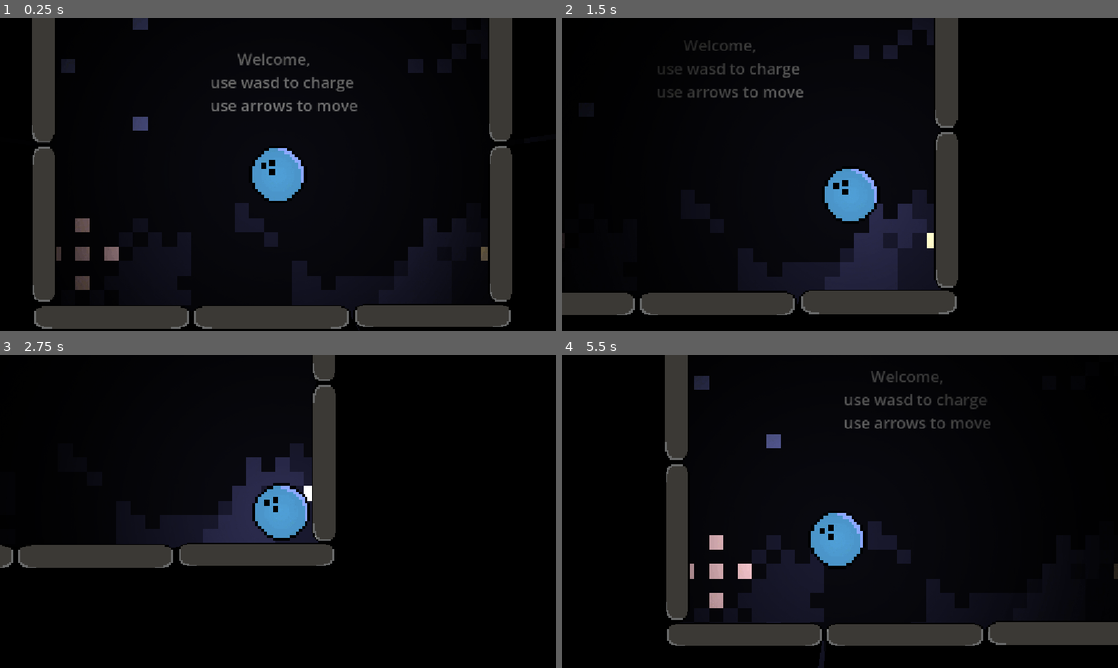
Above: before the commit, frames 1-4 (two rows, left to right).
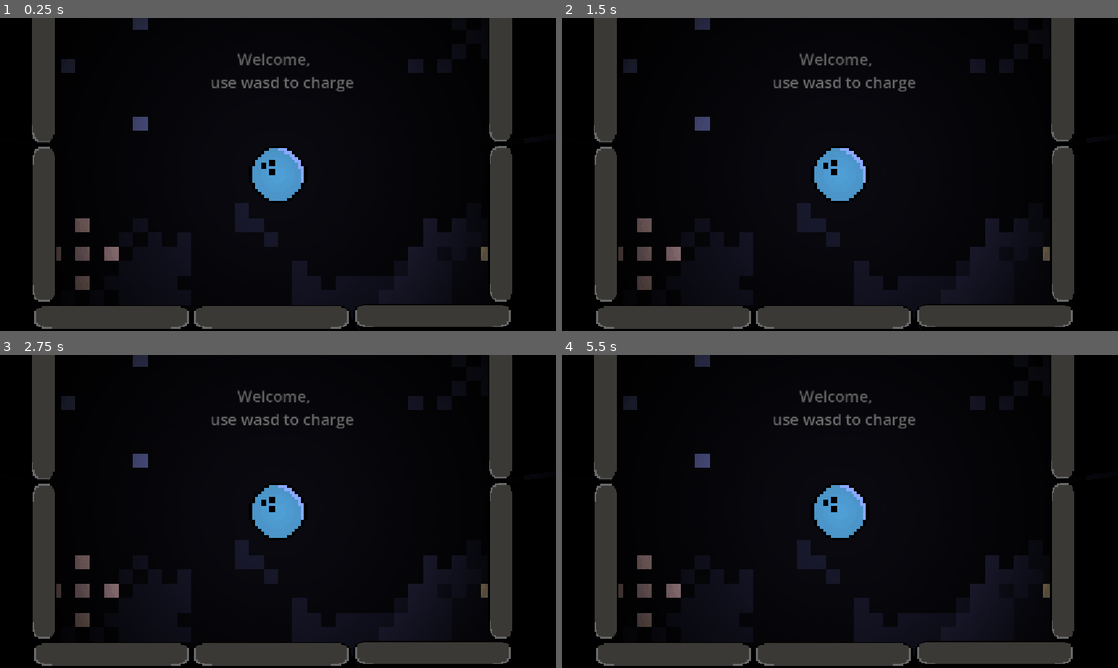
Above: after the commit, the same moments.

Repository: OlusenBg/Strikegame
Game: Godot game, scene res://Main.tscn
Same seed, same stepped clock (60 frames per second), same inputs: the game is played once before the commit and once after it.
Inputs:
- Up to frame 1 (0.25 s): no input
- Up to frame 2 (1.5 s): tap Enter at 0.5 s; hold Right (move_right) 0.53-1.28 s; hold Down (move_down) from 1.28 s (still down)
- Up to frame 3 (2.75 s): release Down (move_down) at 2.03 s; hold Right (move_right) from 2.03 s (still down)
- Up to frame 4 (5.5 s): release Right (move_right) at 2.78 s; hold Up (move_up) 2.78-3.53 s; hold Left (move_left) 3.53-5.03 s; hold Down (move_down) from 5.03 s (still down)

The runs differ from the first frame. In frame 1, 0.4% of the frame differs, in the area x 38-65%, y 26-30%; in frame 2, 30%, in the area x 0-93%, y 0-100%; in frame 3, 29%; in frame 4, 29%.

Commit message:
Added a lot of stuff

Diff:
--- a/Main.tscn
+++ b/Main.tscn
@@ -1,7 +1,7 @@
 [gd_scene format=3 uid="uid://bupe2hnvcg4qy"]
 
 [ext_resource type="PackedScene" uid="uid://dqb7bb84gw7hh" path="res://player.tscn" id="1_glv2v"]
-[ext_resource type="Script" uid="uid://keusc4qhk3oi" path="res://CameraMovement.gd" id="1_uu6xs"]
+[ext_resource type="Script" uid="uid://keusc4qhk3oi" path="res://general.gd" id="1_uu6xs"]
 [ext_resource type="Texture2D" uid="uid://cfmet0rjvr08g" path="res://Sprites/Light v2.jpg" id="3_lgr22"]
 [ext_resource type="PackedScene" uid="uid://ce4hk6tf8lxq" path="res://bouncewalls.tscn" id="3_r0du0"]
 [ext_resource type="PackedScene" uid="uid://vypgufko4wtq" path="res://normalwalls.tscn" id="4_cm0pq"]
@@ -58,6 +58,36 @@
 theme_override_font_sizes/font_size = 64
 text = "Retry"
 
+[node name="You_win_screen" type="Node2D" parent="Camera2D" unique_id=1954727507]
+
+[node name="Label" type="Label" parent="Camera2D/You_win_screen" unique_id=1479706546]
+z_index = 32
+offset_left = -203.0
+offset_top = -190.0
+offset_right = 183.0
+offset_bottom = -102.0
+theme_override_colors/font_color = Color(0.11262386, 0.5329654, 0, 1)
+theme_override_font_sizes/font_size = 64
+text = "You won"
+horizontal_alignment = 1
+
+[node name="Sprite2D" type="Sprite2D" parent="Camera2D/You_win_screen" unique_id=969936212]
+modulate = Color(0.3515629, 0.3515629, 0.35156286, 1)
+z_index = 27
+position = Vector2(-27.999977, 25.000015)
+scale = Vector2(7.0400004, 4.59)
+texture = ExtResource("6_3dxm6")
+
+[node name="Button" type="Button" parent="Camera2D/You_win_screen" unique_id=596092156]
+process_mode = 2
+z_index = 42
+offset_left = -113.0
+offset_top = 40.0
+offset_right = 119.0
+offset_bottom = 136.0
+theme_override_font_sizes/font_size = 64
+text = "Restart"
+
 [node name="tutorial" type="Node2D" parent="." unique_id=990749453]
 
 [node name="walls" parent="tutorial" unique_id=189394994 instance=ExtResource("3_r0du0")]
@@ -79,7 +109,7 @@
 theme_override_font_sizes/font_size = 32
 text = "              Welcome,
        use wasd to charge
-       use arrows to move"
+      "
 metadata/_edit_use_anchors_ = true
 
 [node name="Label2" type="Label" parent="tutorial" unique_id=1363766885]
@@ -212,8 +242,24 @@
 scale = Vector2(1.3, 0.764)
 
 [node name="Door" parent="tutorial" unique_id=713834427 instance=ExtResource("8_trn2v")]
-position = Vector2(-921, -1583.0001)
+position = Vector2(-780, -1581)
 scale = Vector2(3, 3)
+
+[node name="Label4" type="Label" parent="tutorial" unique_id=282831180]
+offset_left = -680.0
+offset_top = -1648.0
+offset_right = -427.0
+offset_bottom = -1625.0
+theme_override_colors/font_color = Color(0.3529412, 0.3529412, 0.3529412, 1)
+theme_override_font_sizes/font_size = 32
+text = "Doors bring
+you to the next level"
+horizontal_alignment = 1
+
+[node name="spiked_walls3" parent="tutorial" unique_id=1278051725 instance=ExtResource("5_fos0i")]
+position = Vector2(232.00006, -1704)
+rotation = -2.3561945
+scale = Vector2(0.99999994, 0.99999994)
 
 [node name="Backround" type="Sprite2D" parent="." unique_id=611222141]
 visible = false
@@ -223,8 +269,321 @@
 scale = Vector2(30, 30)
 texture = ExtResource("6_3dxm6")
 
-[node name="spiked_walls2" parent="." unique_id=1278051725 instance=ExtResource("5_fos0i")]
-position = Vector2(232.00006, -1704)
+[node name="Level_1" type="Node2D" parent="." unique_id=954577622]
+
+[node name="Normalwalls" parent="Level_1" unique_id=1836213340 instance=ExtResource("4_cm0pq")]
+position = Vector2(-120, 6671)
+scale = Vector2(0.5, 2)
+
+[node name="Normalwalls2" parent="Level_1" unique_id=1025038739 instance=ExtResource("4_cm0pq")]
+position = Vector2(-565, 6124)
+scale = Vector2(0.5, 2)
+
+[node name="Normalwalls3" parent="Level_1" unique_id=1525379931 instance=ExtResource("4_cm0pq")]
+position = Vector2(-896, 6667)
+scale = Vector2(0.5, 2)
+
+[node name="Normalwalls4" parent="Level_1" unique_id=735763324 instance=ExtResource("4_cm0pq")]
+position = Vector2(-160, 5679)
+scale = Vector2(0.5, 2)
+
+[node name="Normalwalls5" parent="Level_1" unique_id=1771220621 instance=ExtResource("4_cm0pq")]
+position = Vector2(515, 6353)
+scale = Vector2(0.5, 2)
+
+[node name="Normalwalls6" parent="Level_1" unique_id=158920143 instance=ExtResource("4_cm0pq")]
+position = Vector2(274, 7210)
+scale = Vector2(0.5, 2)
+
+[node name="Normalwalls7" parent="Level_1" unique_id=1865294813 instance=ExtResource("4_cm0pq")]
+position = Vector2(-681, 7189)
+scale = Vector2(0.5, 2)
+
+[node name="Normalwalls10" parent="Level_1" unique_id=460962363 instance=ExtResource("4_cm0pq")]
+position = Vector2(714, 6821)
+scale = Vector2(0.5, 2)
+
+[node name="Normalwalls11" parent="Level_1" unique_id=1553276064 instance=ExtResource("4_cm0pq")]
+position = Vector2(-1133, 5940)
+scale = Vector2(0.5, 2)
+
+[node name="Normalwalls12" parent="Level_1" unique_id=1702511338 instance=ExtResource("4_cm0pq")]
+position = Vector2(-1271, 6813)
+scale = Vector2(0.5, 2)
+
+[node name="Normalwalls13" parent="Level_1" unique_id=1241298471 instance=ExtResource("4_cm0pq")]
+position = Vector2(-265, 7235)
+scale = Vector2(0.5, 2)
+
+[node name="Normalwalls14" parent="Level_1" unique_id=2083200286 instance=ExtResource("4_cm0pq")]
+position = Vector2(889, 5740)
+scale = Vector2(0.5, 2)
+
+[node name="Normalwalls8" parent="Level_1" unique_id=530736243 instance=ExtResource("4_cm0pq")]
+position = Vector2(278, 6045)
+scale = Vector2(0.5, 2)
+
+[node name="Normalwalls9" parent="Level_1" unique_id=978149608 instance=ExtResource("4_cm0pq")]
+position = Vector2(983, 6537)
+scale = Vector2(0.5, 2)
+
+[node name="Normalwalls33" parent="Level_1" unique_id=1759078029 instance=ExtResource("4_cm0pq")]
+position = Vector2(75, 4939)
+scale = Vector2(1.3, 0.764)
+
+[node name="Normalwalls37" parent="Level_1" unique_id=1617851014 instance=ExtResource("4_cm0pq")]
+position = Vector2(1067.0001, 4938)
+scale = Vector2(1.3, 0.764)
+
+[node name="Normalwalls38" parent="Level_1" unique_id=466786040 instance=ExtResource("4_cm0pq")]
+position = Vector2(737.00006, 4939)
+scale = Vector2(1.3, 0.764)
+
+[node name="Normalwalls39" parent="Level_1" unique_id=1440529161 instance=ExtResource("4_cm0pq")]
+position = Vector2(405.00003, 4938)
+scale = Vector2(1.3, 0.764)
+
+[node name="Normalwalls34" parent="Level_1" unique_id=777470823 instance=ExtResource("4_cm0pq")]
+position = Vector2(-256, 4939)
+scale = Vector2(1.3, 0.764)
+
+[node name="Normalwalls35" parent="Level_1" unique_id=1510146084 instance=ExtResource("4_cm0pq")]
+position = Vector2(-583, 4939)
+scale = Vector2(1.3, 0.764)
+
+[node name="Normalwalls36" parent="Level_1" unique_id=581232398 instance=ExtResource("4_cm0pq")]
+position = Vector2(-917, 4939)
+scale = Vector2(1.3, 0.764)
+
+[node name="Normalwalls47" parent="Level_1" unique_id=305045871 instance=ExtResource("4_cm0pq")]
+position = Vector2(-1245, 4680.0005)
+scale = Vector2(1.3, 0.764)
+
+[node name="Normalwalls75" parent="Level_1" unique_id=196285502 instance=ExtResource("4_cm0pq")]
+position = Vector2(-914, 4681)
+scale = Vector2(1.3, 0.764)
+
+[node name="Normalwalls46" parent="Level_1" unique_id=113947818 instance=ExtResource("4_cm0pq")]
+position = Vector2(-591, 7634)
+scale = Vector2(1.3, 0.764)
+
+[node name="Normalwalls45" parent="Level_1" unique_id=698240052 instance=ExtResource("4_cm0pq")]
+position = Vector2(-264, 7634)
+scale = Vector2(1.3, 0.764)
+
+[node name="Normalwalls44" parent="Level_1" unique_id=2029785987 instance=ExtResource("4_cm0pq")]
+position = Vector2(397.00003, 7633)
+scale = Vector2(1.3, 0.764)
+
+[node name="Normalwalls43" parent="Level_1" unique_id=924691250 instance=ExtResource("4_cm0pq")]
+position = Vector2(729.00006, 7634)
+scale = Vector2(1.3, 0.764)
+
+[node name="Normalwalls42" parent="Level_1" unique_id=1259467879 instance=ExtResource("4_cm0pq")]
+position = Vector2(1059.0001, 7633)
+scale = Vector2(1.3, 0.764)
+
+[node name="Normalwalls65" parent="Level_1" unique_id=1059412281 instance=ExtResource("4_cm0pq")]
+position = Vector2(2011, 6311)
+scale = Vector2(1.3, 0.764)
+
+[node name="Normalwalls68" parent="Level_1" unique_id=1156505476 instance=ExtResource("4_cm0pq")]
+position = Vector2(1349, 6311)
+scale = Vector2(1.3, 0.764)
+
+[node name="Normalwalls67" parent="Level_1" unique_id=2060037013 instance=ExtResource("4_cm0pq")]
+position = Vector2(1681, 6312)
+scale = Vector2(1.3, 0.764)
+
+[node name="Normalwalls66" parent="Level_1" unique_id=1481079668 instance=ExtResource("4_cm0pq")]
+position = Vector2(2058, 6640.0005)
+scale = Vector2(1.3, 0.764)
+
+[node name="Normalwalls64" parent="Level_1" unique_id=311573201 instance=ExtResource("4_cm0pq")]
+position = Vector2(1727, 6640)
+scale = Vector2(1.3, 0.764)
+
+[node name="Normalwalls61" parent="Level_1" unique_id=1495280225 instance=ExtResource("4_cm0pq")]
+position = Vector2(1398, 6638)
+scale = Vector2(1.3, 0.764)
+
+[node name="Normalwalls41" parent="Level_1" unique_id=1234539555 instance=ExtResource("4_cm0pq")]
+position = Vector2(67, 7634)
+scale = Vector2(1.3, 0.764)
+
+[node name="Normalwalls40" parent="Level_1" unique_id=1834440466 instance=ExtResource("4_cm0pq")]
+position = Vector2(-1256, 7634)
+scale = Vector2(1.3, 0.764)
+
+[node name="Normalwalls48" parent="Level_1" unique_id=945888097 instance=ExtResource("4_cm0pq")]
+position = Vector2(-1404, 7428.0005)
+rotation = -1.5707964
+scale = Vector2(1.3, 0.764)
+
+[node name="Normalwalls69" parent="Level_1" unique_id=2021810091 instance=ExtResource("4_cm0pq")]
+position = Vector2(-1126, 7811.0005)
+rotation = -1.5707964
+scale = Vector2(1.3, 0.764)
+
+[node name="Normalwalls70" parent="Level_1" unique_id=1823212878 instance=ExtResource("4_cm0pq")]
+position = Vector2(-742, 7811.0005)
+rotation = -1.5707964
+scale = Vector2(1.3, 0.764)
+
+[node name="Normalwalls71" parent="Level_1" unique_id=622065415 instance=ExtResource("4_cm0pq")]
+position = Vector2(-1127.0001, 8470.001)
+rotation = -1.5707964
+scale = Vector2(1.3, 0.764)
+
+[node name="Normalwalls72" parent="Level_1" unique_id=2004178614 instance=ExtResource("4_cm0pq")]
+position = Vector2(-743.00006, 8470)
+rotation = -1.5707964
+scale = Vector2(1.3, 0.764)
+
+[node name="Normalwalls73" parent="Level_1" unique_id=1701176807 instance=ExtResource("4_cm0pq")]
+position = Vector2(-1126, 8140)
+rotation = -1.5707964
+scale = Vector2(1.3, 0.764)
+
+[node name="Normalwalls74" parent="Level_1" unique_id=336065244 instance=ExtResource("4_cm0pq")]
+position = Vector2(-742, 8140)
+rotation = -1.5707964
+scale = Vector2(1.3, 0.764)
+
+[node name="Normalwalls49" parent="Level_1" unique_id=1392676408 instance=ExtResource("4_cm0pq")]
+position = Vector2(-1396.0001, 5780.0005)
+rotation = -1.5707964
+scale = Vector2(1.3, 0.764)
+
+[node name="Normalwalls50" parent="Level_1" unique_id=1292789958 instance=ExtResource("4_cm0pq")]
+position = Vector2(-1397.0001, 6109)
+rotation = -1.5707964
+scale = Vector2(1.3, 0.764)
+
+[node name="Normalwalls55" parent="Level_1" unique_id=1826423571 instance=ExtResource("4_cm0pq")]
+position = Vector2(-1397, 5446.9995)
+rotation = -1.5707964
+scale = Vector2(1.3, 0.764)
+
+[node name="Normalwalls54" parent="Level_1" unique_id=1288981932 instance=ExtResource("4_cm0pq")]
+position = Vector2(-1396, 5118)
+rotation = -1.5707964
+scale = Vector2(1.3, 0.764)
+
+[node name="Normalwalls51" parent="Level_1" unique_id=576142350 instance=ExtResource("4_cm0pq")]
+position = Vector2(-1399, 6439.0005)
+rotation = -1.5707964
+scale = Vector2(1.3, 0.764)
+
+[node name="Normalwalls52" parent="Level_1" unique_id=446032134 instance=ExtResource("4_cm0pq")]
+position = Vector2(-1400, 6767.0005)
+rotation = -1.5707964
+scale = Vector2(1.3, 0.764)
+
+[node name="Normalwalls53" parent="Level_1" unique_id=1925180233 instance=ExtResource("4_cm0pq")]
+position = Vector2(-1403, 7098.0005)
+rotation = -1.5707964
+scale = Vector2(1.3, 0.764)
+
+[node name="Normalwalls63" parent="Level_1" unique_id=609225792 instance=ExtResource("4_cm0pq")]
+position = Vector2(1190, 7094.0005)
+rotation = -1.5707964
+scale = Vector2(1.3, 0.764)
+
+[node name="Normalwalls62" parent="Level_1" unique_id=213739562 instance=ExtResource("4_cm0pq")]
+position = Vector2(1193, 6763.0005)
+rotation = -1.5707964
+scale = Vector2(1.3, 0.764)
+
+[node name="Normalwalls60" parent="Level_1" unique_id=634716148 instance=ExtResource("4_cm0pq")]
+position = Vector2(1197, 5114)
+rotation = -1.5707964
+scale = Vector2(1.3, 0.764)
+
+[node name="Normalwalls59" parent="Level_1" unique_id=1142129063 instance=ExtResource("4_cm0pq")]
+position = Vector2(1196, 5442.9995)
+rotation = -1.5707964
+scale = Vector2(1.3, 0.764)
+
+[node name="Normalwalls58" parent="Level_1" unique_id=490144723 instance=ExtResource("4_cm0pq")]
+position = Vector2(1195.9999, 6105)
+rotation = -1.5707964
+scale = Vector2(1.3, 0.764)
+
+[node name="Normalwalls57" parent="Level_1" unique_id=392280655 instance=ExtResource("4_cm0pq")]
+position = Vector2(1196.9999, 5776.0005)
+rotation = -1.5707964
+scale = Vector2(1.3, 0.764)
+
+[node name="Normalwalls56" parent="Level_1" unique_id=254730274 instance=ExtResource("4_cm0pq")]
+position = Vector2(1189, 7424.0005)
+rotation = -1.5707964
+scale = Vector2(1.3, 0.764)
+
+[node name="spiked_walls" parent="Level_1" unique_id=232790207 instance=ExtResource("5_fos0i")]
+position = Vector2(2122, 6457)
+rotation = -1.5707964
+
+[node name="spiked_walls4" parent="Level_1" unique_id=808794803 instance=ExtResource("5_fos0i")]
+position = Vector2(-752, 4770)
+rotation = -1.5707964
+
+[node name="Label" type="Label" parent="Level_1" unique_id=1572547798]
+offset_left = 1178.0
+offset_top = 6432.0
+offset_right = 1483.0
+offset_bottom = 6497.0
+theme_override_colors/font_color = Color(0.3529412, 0.3529412, 0.3529412, 1)
+theme_override_font_sizes/font_size = 32
+text = "Your almost there!!!"
+horizontal_alignment = 1
+
+[node name="Backround2" type="Sprite2D" parent="Level_1" unique_id=1944233468]
+z_index = -6
+texture_filter = 1
+material = SubResource("CanvasItemMaterial_03owx")
+position = Vector2(139.50002, 6538)
+scale = Vector2(22, 22.285)
+texture = ExtResource("6_3dxm6")
+
+[node name="walls" parent="Level_1" unique_id=1277043700 instance=ExtResource("3_r0du0")]
+position = Vector2(1060, 5073.0005)
 rotation = -2.3561945
+left_tilted = true
+
+[node name="walls4" parent="Level_1" unique_id=275793079 instance=ExtResource("3_r0du0")]
+position = Vector2(-1266, 4812.9995)
+rotation = -3.926991
+right_tilted = true
+
+[node name="walls2" parent="Level_1" unique_id=704967200 instance=ExtResource("3_r0du0")]
+position = Vector2(-480, 7196)
+scale = Vector2(0.99999994, 0.99999994)
+
+[node name="walls3" parent="Level_1" unique_id=1881461657 instance=ExtResource("3_r0du0")]
+position = Vector2(1043.9996, 7479)
+rotation = -0.7853982
+right_tilted = true
+
+[node name="spiked_walls2" parent="Level_1" unique_id=537969710 instance=ExtResource("5_fos0i")]
+position = Vector2(215, 7429)
+rotation = -1.5707964
+
+[node name="spiked_walls3" parent="Level_1" unique_id=231789086 instance=ExtResource("5_fos0i")]
+position = Vector2(319, 7454)
+rotation = 1.5707964
+
+[node name="Door" parent="Level_1" unique_id=2119880402 instance=ExtResource("8_trn2v")]
+position = Vector2(-937, 8481)
+scale = Vector2(4, 4)
+
+[node name="spawn1" type="Node2D" parent="Level_1" unique_id=213490279]
+position = Vector2(-161, 6159)
+
+[node name="Normalwalls76" parent="Level_1" unique_id=1399794781 instance=ExtResource("4_cm0pq")]
+position = Vector2(-1393, 4794)
+rotation = -1.5707964
+scale = Vector2(1.3, 0.764)
 
 [connection signal="pressed" from="Camera2D/You_lost_screen/Retry" to="." method="_on_retry_pressed"]
+[connection signal="pressed" from="Camera2D/You_win_screen/Button" to="." method="_on_button_pressed"]
--- a/area_2d.gd
+++ b/area_2d.gd
@@ -1,6 +1,6 @@
 extends Area2D
 
-var level = 0
+
 
 # Called when the node enters the scene tree for the first time.
 func _ready() -> void:
@@ -14,4 +14,4 @@
 
 func _on_body_shape_entered(body_rid: RID, body: Node2D, body_shape_index: int, local_shape_index: int) -> void:
 	if body.is_in_group("player"):
-		level += 1
+		body.level += 0.5
--- a/CameraMovement.gd
+++ b/general.gd
@@ -5,6 +5,7 @@
 
 func _ready() -> void:
 	$Camera2D/You_lost_screen.hide()
+	$Camera2D/You_win_screen.hide()
 	$Backround.show()
 
 func _process(delta: float) -> void:
@@ -17,7 +18,22 @@
 
 		get_tree().paused = true
 
+	if $Player.level == 1:
+		PLAYER.global_position = $Level_1/spawn1.global_position
+		$Player.level = 1.5
+
+	elif $Player.level == 2:
+		await get_tree().create_timer(0.5).timeout
+		$Camera2D/You_win_screen.show()
+		get_tree().paused = true
+
+
 
 func _on_retry_pressed() -> void:
 	get_tree().paused = false
 	get_tree().reload_current_scene()
+
+
+func _on_button_pressed() -> void:
+	get_tree().paused = false
+	get_tree().reload_current_scene()
--- a/player.gd
+++ b/player.gd
@@ -5,17 +5,16 @@
 @export var speed_limit = 3000
 var charged = false
 var dead = false
+@export var level = 0.5
 
 func _ready() -> void:
+	level = 0.5
 	dead = false
+
 
 func _physics_process(delta: float) -> void:
 	var input := Vector2.ZERO
 
-	var move_right = Input.is_action_pressed("move_right")
-	var move_left = Input.is_action_pressed("move_left")
-	var move_up = Input.is_action_pressed("move_up")
-	var move_down = Input.is_action_pressed("move_down")
 
 
 	if Input.is_action_pressed("right"):
@@ -57,21 +56,6 @@
 		speed = 0
 		charged = true
 
-	if charged == false:
-		if move_right:
-			input.x += 1
-			speed = 350
-		if move_left:
-			input.x -= 1
-			speed = 350
-		if move_down:
-			input.y += 1
-			speed = 350
-		if move_up:
-			input.y -= 1
-			speed = 350
-		velocity = input.normalized() * speed
-
 
 
 
Renamed: CameraMovement.gd.uid -> general.gd.uid
